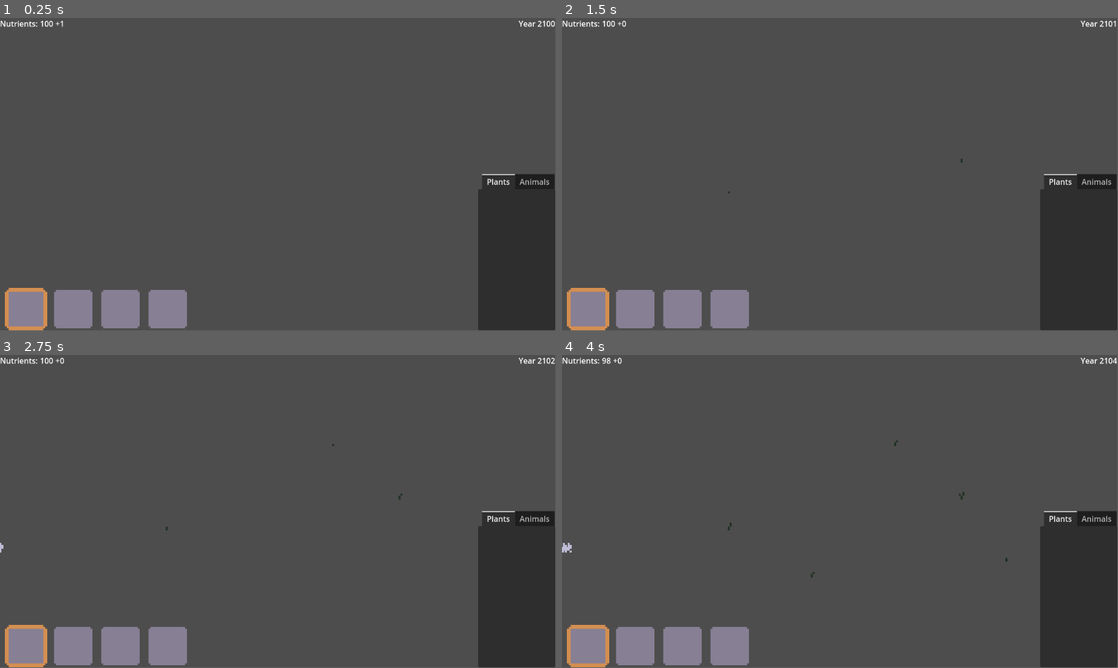
Above: before the commit, frames 1-4 (two rows, left to right).
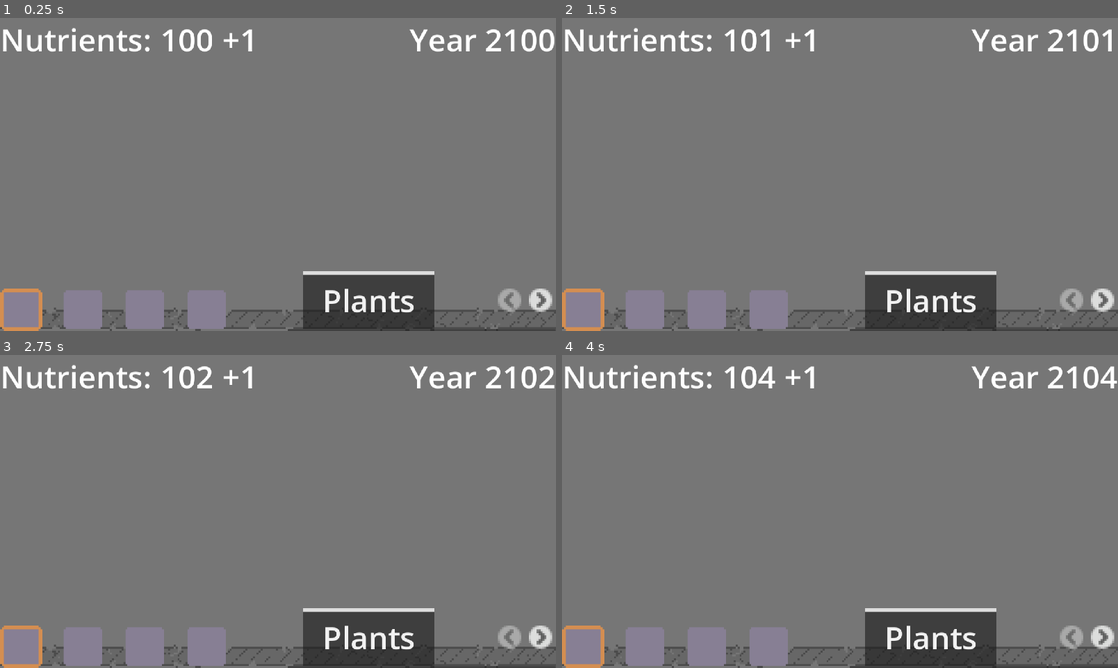
Above: after the commit, the same moments.

Repository: Ameliarate16/CityReclamation
Game: Godot game, scene res://scenes/mainGame.tscn
Same seed, same stepped clock (60 frames per second), same inputs: the game is played once before the commit and once after it.
Inputs (mouse positions are in pixels of both pictures, inside the frame that each line leads up to):
- Up to frame 1 (0.25 s): no input
- Up to frame 2 (1.5 s): tap Enter at 0.5 s; move the mouse to (962, 158) at 0.52 s; click (962, 158) at 0.67 s; tap Space at 1.25 s; move the mouse to (728, 190) at 1.27 s; click (728, 190) at 1.42 s
- Up to frame 3 (2.75 s): move the mouse to (333, 442) at 2.02 s; click (333, 442) at 2.17 s
- Up to frame 4 (4 s): tap Enter at 2.75 s; move the mouse to (812, 574) at 2.77 s; click (812, 574) at 2.92 s; move the mouse to (1006, 558) at 3.52 s; click (1006, 558) at 3.67 s
In our replay, the window is 799x449 before the commit and 800x450 after it. These sizes can differ from the game's own. Grey fills any space a smaller window leaves; there, only what the larger window draws over its background counts as a difference.

The runs differ from the first frame. In frame 1, 94% of the frame differs, in the area x 0-100%, y 0-100%; in frame 2, 94%; in frame 3, 94%; in frame 4, 94%.

Commit message:
sidewalk and trying to get ui working

Diff:
--- a/project.godot
+++ b/project.godot
@@ -18,6 +18,12 @@
 [autoload]
 
 Global="*res://scripts/global.gd"
+
+[display]
+
+window/stretch/mode="canvas_items"
+window/stretch/scale=4.0
+window/stretch/scale_mode="integer"
 
 [dotnet]
 
@@ -42,3 +48,4 @@
 textures/canvas_textures/default_texture_filter=0
 renderer/rendering_method="gl_compatibility"
 renderer/rendering_method.mobile="gl_compatibility"
+environment/defaults/default_clear_color=Color(0.462291, 0.462291, 0.46229, 1)
--- a/scenes/mainGame.tscn
+++ b/scenes/mainGame.tscn
@@ -1,159 +1,169 @@
-[gd_scene load_steps=9 format=3 uid="uid://ca182hq60fcho"]
+[gd_scene load_steps=8 format=3 uid="uid://ca182hq60fcho"]
 
 [ext_resource type="Script" uid="uid://dctceiewoeq45" path="res://scripts/ui_controller.gd" id="1_gb8pf"]
 [ext_resource type="Script" uid="uid://d4g6it7okbb0h" path="res://scripts/seed_buttons.gd" id="2_iuu36"]
 [ext_resource type="Texture2D" uid="uid://civ2ry1lhbf83" path="res://assets/ui-buttons.png" id="2_mmojm"]
-[ext_resource type="Script" uid="uid://b3yalda6kqbte" path="res://scripts/input_controller.gd" id="4_b4od1"]
-[ext_resource type="PackedScene" uid="uid://bkpqvqinna2qd" path="res://entities/weed.tscn" id="5_b4od1"]
-[ext_resource type="PackedScene" uid="uid://b2782uw8ji36i" path="res://entities/dandelion.tscn" id="6_mwwrp"]
+[ext_resource type="Script" uid="uid://b3yalda6kqbte" path="res://PlayerController.gd" id="4_b4od1"]
 [ext_resource type="Script" uid="uid://4guvahxgcrwq" path="res://scripts/animal_spawner.gd" id="7_d5h3d"]
+[ext_resource type="Texture2D" uid="uid://b5jyxbtro0wjk" path="res://assets/sidewalk.png" id="7_x7hqj"]
 [ext_resource type="PackedScene" uid="uid://bv8y1d3pwiope" path="res://entities/bunny.tscn" id="8_x7hqj"]
 
 [node name="Node2D" type="Node2D"]
 
+[node name="InputController" type="Node2D" parent="."]
+script = ExtResource("4_b4od1")
+
+[node name="AnimalSpawner" type="Node2D" parent="."]
+script = ExtResource("7_d5h3d")
+animalTypes = Array[PackedScene]([ExtResource("8_x7hqj")])
+
+[node name="Camera2D" type="Camera2D" parent="."]
+
 [node name="GUILayer" type="CanvasLayer" parent="."]
-follow_viewport_enabled = true
 script = ExtResource("1_gb8pf")
 
-[node name="PlantingContainer" type="BoxContainer" parent="GUILayer"]
+[node name="Control" type="Control" parent="GUILayer"]
+layout_mode = 3
+anchors_preset = 15
+anchor_right = 1.0
+anchor_bottom = 1.0
+grow_horizontal = 2
+grow_vertical = 2
+
+[node name="PlantingContainer" type="BoxContainer" parent="GUILayer/Control"]
+layout_mode = 1
 anchors_preset = 12
 anchor_top = 1.0
 anchor_right = 1.0
 anchor_bottom = 1.0
-offset_left = 10.0
-offset_top = -60.0
-offset_right = -10.0
+offset_top = -22.0
 grow_horizontal = 2
 grow_vertical = 0
 theme_override_constants/separation = 10
 script = ExtResource("2_iuu36")
 
-[node name="HerbButton" type="Control" parent="GUILayer/PlantingContainer"]
-custom_minimum_size = Vector2(88, 88)
+[node name="HerbButton" type="Control" parent="GUILayer/Control/PlantingContainer"]
+custom_minimum_size = Vector2(22, 22)
 layout_mode = 2
 size_flags_vertical = 4
 mouse_default_cursor_shape = 2
 
-[node name="Sprite2D" type="Sprite2D" parent="GUILayer/PlantingContainer/HerbButton"]
-scale = Vector2(4, 4)
+[node name="Sprite2D" type="Sprite2D" parent="GUILayer/Control/PlantingContainer/HerbButton"]
 texture = ExtResource("2_mmojm")
 centered = false
 hframes = 5
 
-[node name="MushButton" type="Control" parent="GUILayer/PlantingContainer"]
-custom_minimum_size = Vector2(88, 88)
+[node name="MushButton" type="Control" parent="GUILayer/Control/PlantingContainer"]
+custom_minimum_size = Vector2(22, 22)
 layout_mode = 2
 size_flags_vertical = 4
 mouse_default_cursor_shape = 2
 
-[node name="Sprite2D" type="Sprite2D" parent="GUILayer/PlantingContainer/MushButton"]
-scale = Vector2(4, 4)
+[node name="Sprite2D" type="Sprite2D" parent="GUILayer/Control/PlantingContainer/MushButton"]
 texture = ExtResource("2_mmojm")
 centered = false
 hframes = 5
 
-[node name="BushButton" type="Control" parent="GUILayer/PlantingContainer"]
-custom_minimum_size = Vector2(88, 88)
+[node name="BushButton" type="Control" parent="GUILayer/Control/PlantingContainer"]
+custom_minimum_size = Vector2(22, 22)
 layout_mode = 2
 size_flags_vertical = 4
 mouse_default_cursor_shape = 2
 
-[node name="Sprite2D" type="Sprite2D" parent="GUILayer/PlantingContainer/BushButton"]
-scale = Vector2(4, 4)
+[node name="Sprite2D" type="Sprite2D" parent="GUILayer/Control/PlantingContainer/BushButton"]
 texture = ExtResource("2_mmojm")
 centered = false
 hframes = 5
 
-[node name="TreeButton" type="Control" parent="GUILayer/PlantingContainer"]
-custom_minimum_size = Vector2(88, 88)
+[node name="TreeButton" type="Control" parent="GUILayer/Control/PlantingContainer"]
+custom_minimum_size = Vector2(22, 22)
 layout_mode = 2
 size_flags_vertical = 4
 mouse_default_cursor_shape = 2
 
-[node name="Sprite2D" type="Sprite2D" parent="GUILayer/PlantingContainer/TreeButton"]
-scale = Vector2(4, 4)
+[node name="Sprite2D" type="Sprite2D" parent="GUILayer/Control/PlantingContainer/TreeButton"]
 texture = ExtResource("2_mmojm")
 centered = false
 hframes = 5
 
-[node name="ResourceContainer" type="BoxContainer" parent="GUILayer"]
+[node name="ResourceContainer" type="BoxContainer" parent="GUILayer/Control"]
 offset_right = 175.0
 offset_bottom = 51.0
 
-[node name="NutrientsLabel" type="RichTextLabel" parent="GUILayer/ResourceContainer"]
+[node name="NutrientsLabel" type="RichTextLabel" parent="GUILayer/Control/ResourceContainer"]
 layout_mode = 2
 text = "Nutrients:"
 fit_content = true
 scroll_active = false
 autowrap_mode = 0
 
-[node name="NutrientsCount" type="RichTextLabel" parent="GUILayer/ResourceContainer"]
+[node name="NutrientsCount" type="RichTextLabel" parent="GUILayer/Control/ResourceContainer"]
 layout_mode = 2
 text = "100"
 fit_content = true
 scroll_active = false
 autowrap_mode = 0
 
-[node name="NutrientsRate" type="RichTextLabel" parent="GUILayer/ResourceContainer"]
+[node name="NutrientsRate" type="RichTextLabel" parent="GUILayer/Control/ResourceContainer"]
 layout_mode = 2
 text = "+0"
 fit_content = true
 scroll_active = false
 autowrap_mode = 0
 
-[node name="YearContainer" type="BoxContainer" parent="GUILayer"]
+[node name="YearContainer" type="BoxContainer" parent="GUILayer/Control"]
+layout_mode = 1
 anchors_preset = 1
 anchor_left = 1.0
 anchor_right = 1.0
-offset_left = -40.0
+offset_left = -76.0
 offset_bottom = 40.0
 grow_horizontal = 0
 
-[node name="YearLabel" type="RichTextLabel" parent="GUILayer/YearContainer"]
+[node name="YearLabel" type="RichTextLabel" parent="GUILayer/Control/YearContainer"]
 layout_mode = 2
 text = "Year"
 fit_content = true
 scroll_active = false
 autowrap_mode = 0
 
-[node name="YearCount" type="RichTextLabel" parent="GUILayer/YearContainer"]
+[node name="YearCount" type="RichTextLabel" parent="GUILayer/Control/YearContainer"]
 layout_mode = 2
 text = "2100"
 fit_content = true
 scroll_active = false
 autowrap_mode = 0
 
-[node name="EntityListContainer" type="TabContainer" parent="GUILayer"]
-anchors_preset = -1
+[node name="EntityListContainer" type="TabContainer" parent="GUILayer/Control"]
+layout_mode = 1
+anchors_preset = 3
 anchor_left = 1.0
-anchor_top = 0.5
+anchor_top = 1.0
 anchor_right = 1.0
 anchor_bottom = 1.0
-offset_left = -160.0
+offset_left = -139.0
+offset_top = -31.0
 grow_horizontal = 0
 grow_vertical = 0
 current_tab = 0
 
-[node name="Plants" type="BoxContainer" parent="GUILayer/EntityListContainer"]
+[node name="Plants" type="BoxContainer" parent="GUILayer/Control/EntityListContainer"]
 layout_mode = 2
 metadata/_tab_index = 0
 
-[node name="Animals" type="BoxContainer" parent="GUILayer/EntityListContainer"]
+[node name="Animals" type="BoxContainer" parent="GUILayer/Control/EntityListContainer"]
 visible = false
 layout_mode = 2
 metadata/_tab_index = 1
 
-[node name="InputController" type="Node2D" parent="."]
-script = ExtResource("4_b4od1")
-herbs = Array[PackedScene]([ExtResource("5_b4od1"), ExtResource("6_mwwrp")])
+[node name="Environment" type="Node2D" parent="."]
 
-[node name="AnimalSpawner" type="Node2D" parent="."]
-script = ExtResource("7_d5h3d")
-animalTypes = [ExtResource("8_x7hqj")]
+[node name="Sidewalk" type="Sprite2D" parent="Environment"]
+position = Vector2(0, 75)
+texture = ExtResource("7_x7hqj")
 
-[connection signal="gui_input" from="GUILayer/PlantingContainer/HerbButton" to="GUILayer/PlantingContainer" method="_on_herb_button_gui_input"]
-[connection signal="gui_input" from="GUILayer/PlantingContainer/MushButton" to="GUILayer/PlantingContainer" method="_on_mush_button_gui_input"]
-[connection signal="gui_input" from="GUILayer/PlantingContainer/BushButton" to="GUILayer/PlantingContainer" method="_on_bush_button_gui_input"]
-[connection signal="gui_input" from="GUILayer/PlantingContainer/TreeButton" to="GUILayer/PlantingContainer" method="_on_tree_button_gui_input"]
-[connection signal="createPlant" from="InputController" to="GUILayer" method="_on_input_controller_create_plant"]
 [connection signal="createAnimal" from="AnimalSpawner" to="GUILayer" method="_on_animal_spawner_create_animal"]
+[connection signal="gui_input" from="GUILayer/Control/PlantingContainer/HerbButton" to="GUILayer/Control/PlantingContainer" method="_on_herb_button_gui_input"]
+[connection signal="gui_input" from="GUILayer/Control/PlantingContainer/MushButton" to="GUILayer/Control/PlantingContainer" method="_on_mush_button_gui_input"]
+[connection signal="gui_input" from="GUILayer/Control/PlantingContainer/BushButton" to="GUILayer/Control/PlantingContainer" method="_on_bush_button_gui_input"]
+[connection signal="gui_input" from="GUILayer/Control/PlantingContainer/TreeButton" to="GUILayer/Control/PlantingContainer" method="_on_tree_button_gui_input"]
--- a/scripts/ui_controller.gd
+++ b/scripts/ui_controller.gd
@@ -27,15 +27,15 @@
 	#		nutrientUpkeep += plant.upkeep
 
 func updateYearLabel():
-	$YearContainer/YearCount.text = str(currentYear)
+	$Control/YearContainer/YearCount.text = str(currentYear)
 
 func updateNutrientsLabel():
-	$ResourceContainer/NutrientsCount.text = str(currentNutrients)
+	$Control/ResourceContainer/NutrientsCount.text = str(currentNutrients)
 	var nutrientRate = nutrientIncome - nutrientUpkeep
 	if nutrientRate >= 0:
-		$ResourceContainer/NutrientsRate.text = "+" + str(nutrientRate)
+		$Control/ResourceContainer/NutrientsRate.text = "+" + str(nutrientRate)
 	else:
-		$ResourceContainer/NutrientsRate.text = str(nutrientRate)
+		$Control/ResourceContainer/NutrientsRate.text = str(nutrientRate)
 
 func tickYear():
 	currentYear += 1
Binary file added: assets/sidewalk.png
Not shown, added: assets/sidewalk.png.import
